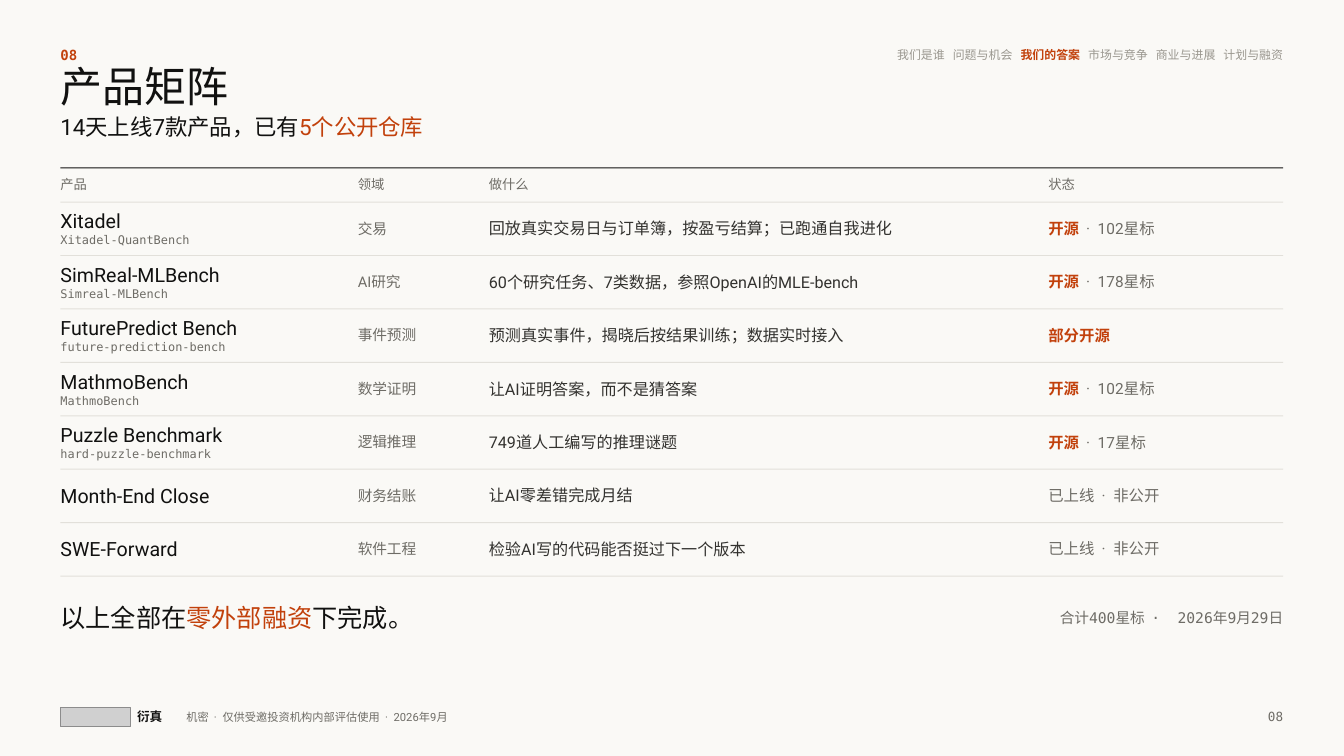
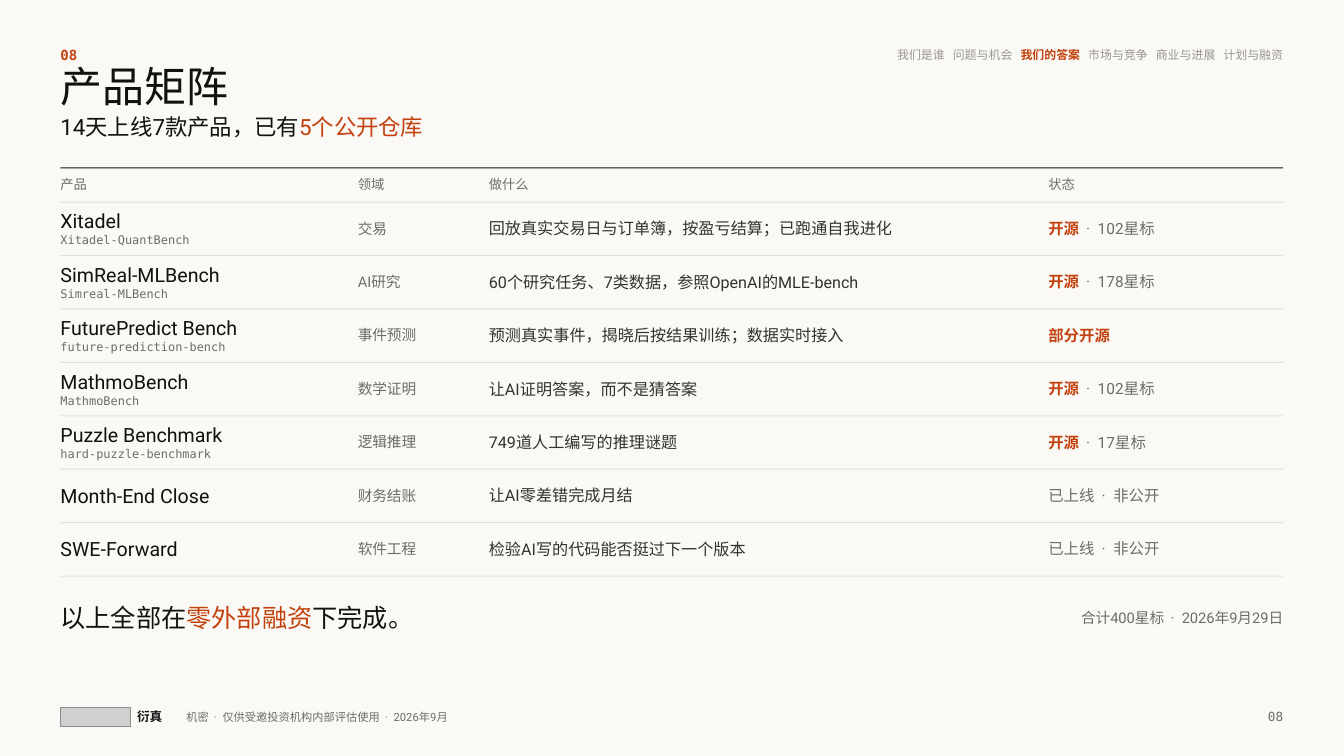
Before and after one commit to wangchen0802/Delta1, a slide deck: slide 8 of SimReal-BP-v27.pptx. Drawn at 1344x756 pixels with LibreOffice and Linux fonts; fonts in the diff are those of the drawing; grey boxes stand for pictures. Boxes give left, top, right and bottom in pixels: in the first picture for what was removed or moved away, otherwise in the second. Text is boxed around its words. In the diff, an @@ line names an element or a change of style, - is before the commit and + after.

```diff
--- a/SimReal-BP-v27.pptx
+++ b/SimReal-BP-v27.pptx
@@ text "合计400星标 · 2026年9月29日" at (1081,611,1283,624): font DejaVu Sans Mono to Roboto @@
```
Also in this commit, not shown: 6 other slides changed, 2 other files.
